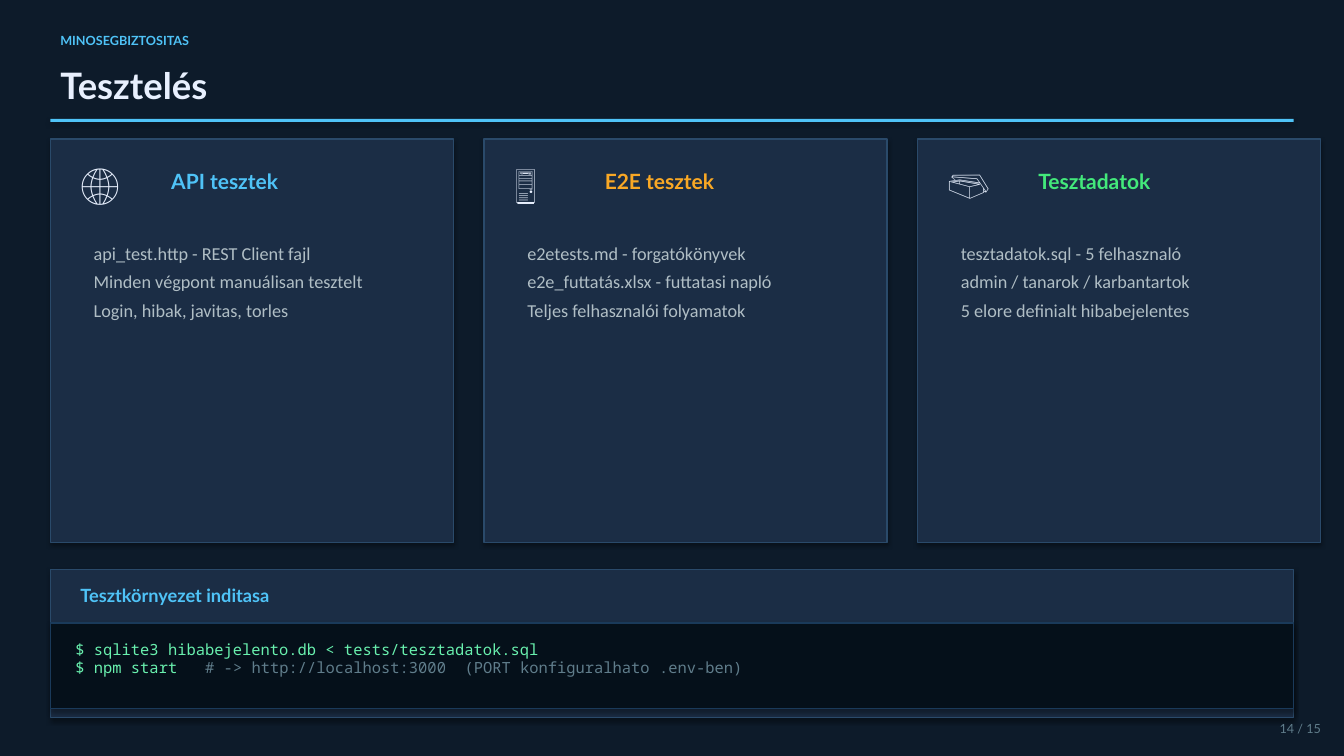
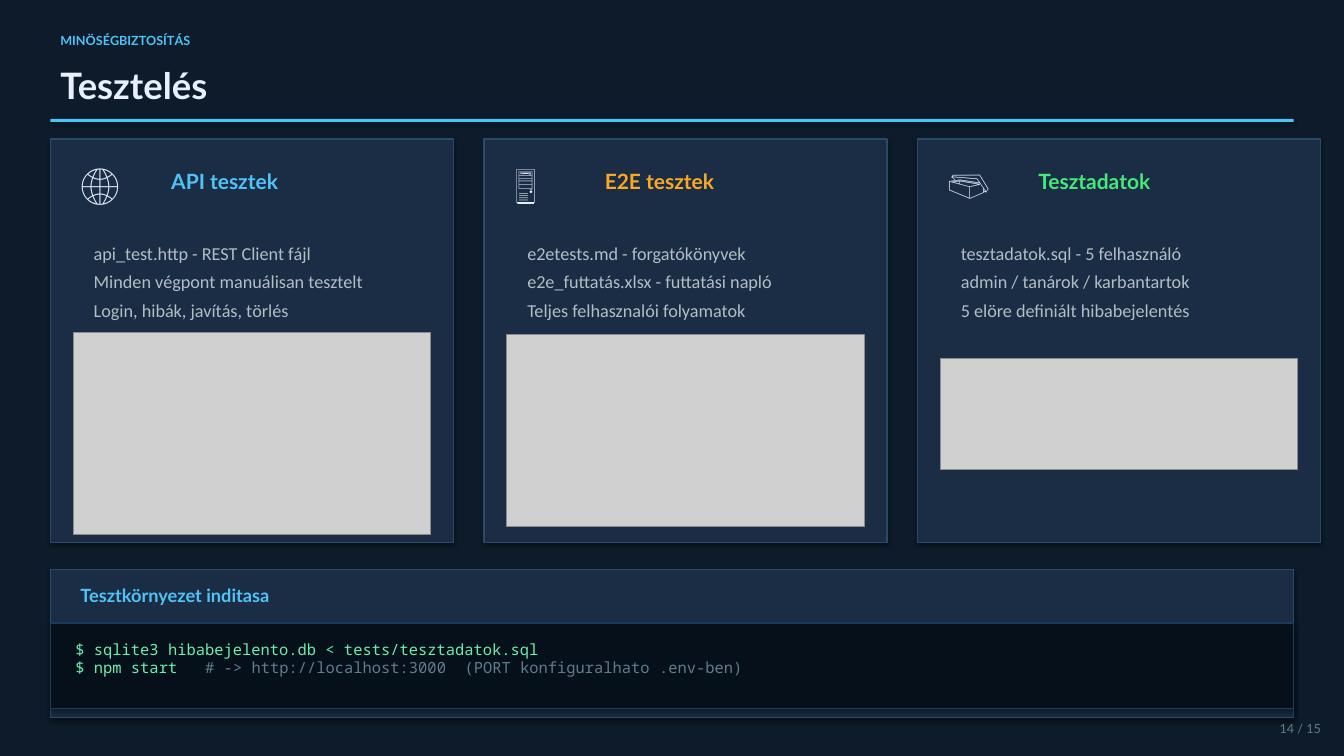
Before and after one commit to GyulaBarnabas/Projektmunka-Hibabejelento, a slide deck: slide 15 of eloadas/Hibabejelento_Prezentacio.pptx. Drawn at 1344x756 pixels with LibreOffice and Linux fonts; fonts in the diff are those of the drawing; grey boxes stand for pictures. Boxes give left, top, right and bottom in pixels: in the first picture for what was removed or moved away, otherwise in the second. Text is boxed around its words. In the diff, an @@ line names an element or a change of style, - is before the commit and + after.

Commit message:
docok szépítése
dockok kis hibák kijvítása és nyelvtani hibák

```diff
--- a/eloadas/Hibabejelento_Prezentacio.pptx
+++ b/eloadas/Hibabejelento_Prezentacio.pptx
@@ text at <box>60,34,190,45</box>: text changed @@
-MINOSEGBIZTOSITAS
+MINÖSÉGBIZTOSÍTÁS
@@ text at <box>94,247,311,263</box>: text changed @@
-api_test.http - REST Client fajl
+api_test.http - REST Client fájl
@@ text at <box>961,247,1190,320</box>: text changed @@
-tesztadatok.sql - 5 felhasznaló
-admin / tanarok / karbantartok
-5 elore definialt hibabejelentes
+tesztadatok.sql - 5 felhasználó
+admin / tanárok / karbantartok
+5 elöre definiált hibabejelentés
@@ text at <box>527,275,772,291</box>: text changed @@
-e2e_futtatás.xlsx - futtatasi napló
+e2e_futtatás.xlsx - futtatási napló
@@ text at <box>94,304,288,320</box>: text changed @@
-Login, hibak, javitas, torles
+Login, hibák, javítás, törlés
@@ picture added at <box>74,333,431,534</box> @@
@@ picture added at <box>507,335,864,526</box> @@
@@ picture added at <box>941,359,1298,469</box> @@
```
Also in this commit, not shown: 11 other slides changed, 10 other files.
